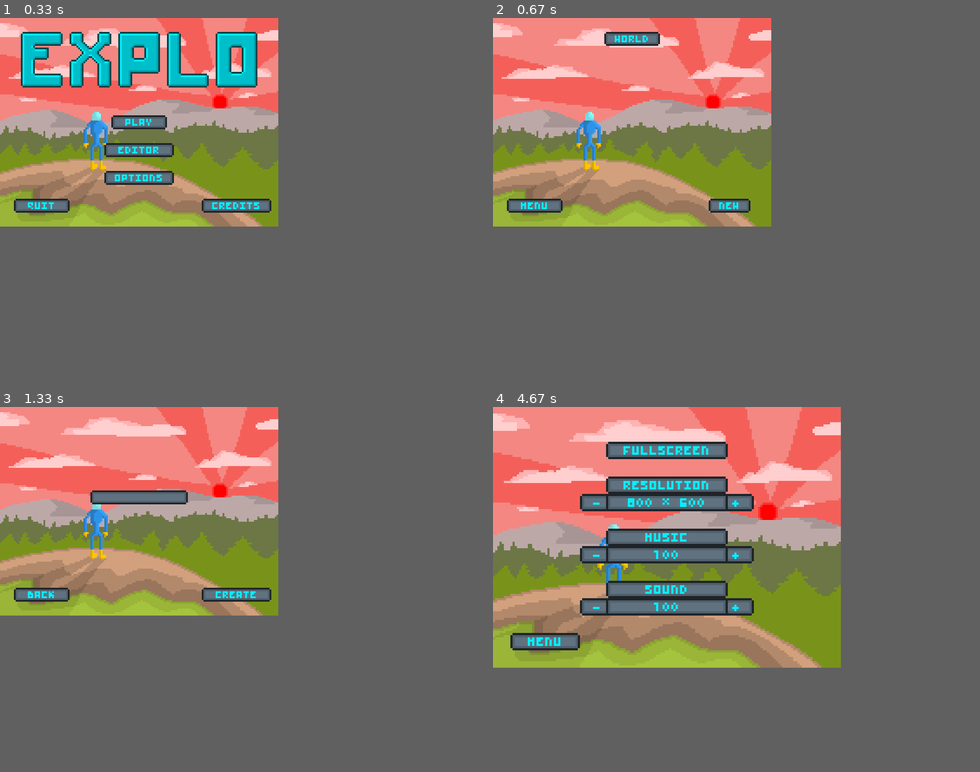
Above: before the commit, frames 1-4 (two rows, left to right).
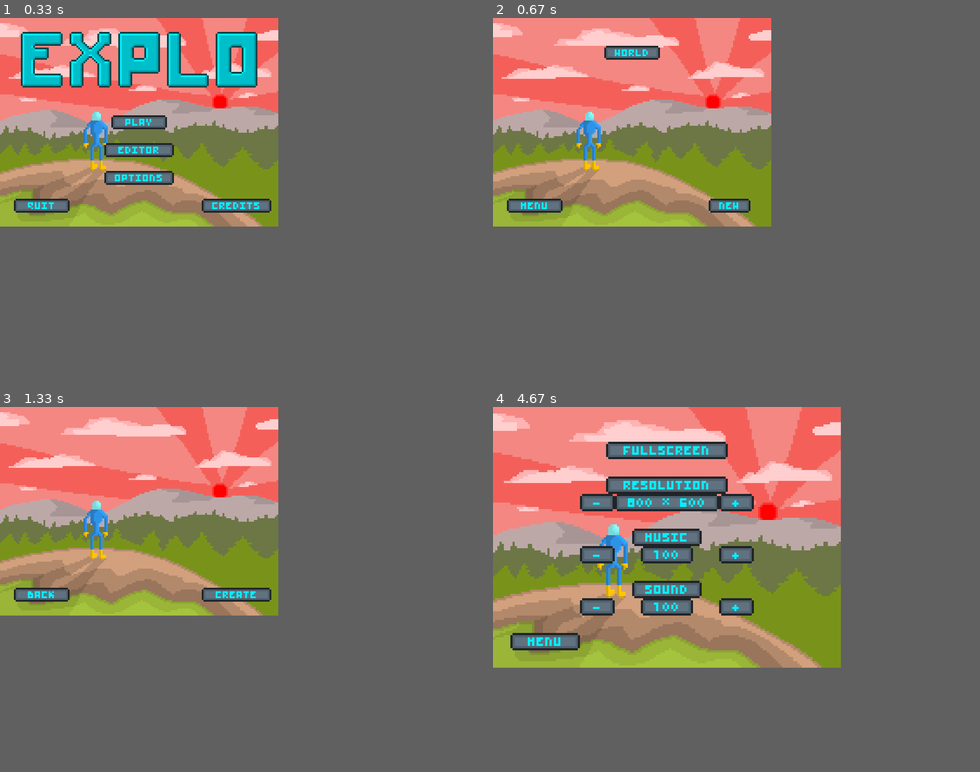
Above: after the commit, the same moments.

Repository: Panurb/explo
Game: pygame game, started from main.py
Two runs of this game, one before a commit and one after it. Both use one fixed random seed, a clock stepped at 60 frames per second and the inputs below.
Inputs (mouse positions are in pixels of both pictures, inside the frame that each line leads up to):
- Up to frame 1 (0.33 s): no input
- Up to frame 2 (0.67 s): click (605, 149) at 0.38 s
- Up to frame 3 (1.33 s): click (224, 593) at 0.72 s; tap Enter at 1 s
- Up to frame 4 (4.67 s): click (512, 593) at 1.38 s; click (512, 593) at 1.72 s; click (609, 512) at 2.05 s; click (512, 593) at 2.38 s; click (609, 512) at 2.72 s; click (527, 593) at 3.05 s; click (624, 512) at 3.38 s; click (512, 593) at 3.72 s; click (600, 571) at 4.05 s; click (682, 483) at 4.38 s

Frame 1 is identical in both runs. In frame 2, 0.9% of the frame differs, in the area x 22-35%, y 3-12%; in frame 3, 0.8%; in frame 4, 2.5%, in the area x 23-49%, y 23-58%.

Commit message:
lotsa fixes, textbox box

Diff:
--- a/imagehandler.py
+++ b/imagehandler.py
@@ -93,7 +93,8 @@
         ['die', 6]
     ],
     'checkpoint': [
-        ['idle', 1]
+        ['active', 1],
+        ['inactive', 1]
     ],
     'crawler': [
         ['idle', 4],
@@ -138,7 +139,10 @@
         ['idle', 16]
     ],
     'menu': [
-        ['button', 4]
+        ['button', 4],
+        ['top', 3],
+        ['middle', 3],
+        ['bottom', 3]
     ],
     'mods': [
         ['up', 2],
--- a/menu.py
+++ b/menu.py
@@ -44,7 +44,7 @@
 
     def input(self, input_hand):
         for b in self.buttons:
-            for s in b.sprites:
+            for s in b.txtbox.sprites:
                 if s.rect.collidepoint(input_hand.mouse_x, input_hand.mouse_y):
                     if input_hand.mouse_released[1]:
                         return b.press()
@@ -110,20 +110,21 @@
 
     def scroll(self, input_hand):
         if input_hand.mouse_pressed[5]:
-            if len(self.buttons) * 2 * helpers.TILE_SIZE + self.offset - helpers.TILE_SIZE > helpers.SCREEN_HEIGHT:
+            if (len(self.buttons) - 1) * 2 * helpers.TILE_SIZE + self.offset - helpers.TILE_SIZE > helpers.SCREEN_HEIGHT:
                 self.offset -= helpers.TILE_SIZE
+                for i in range(1, len(self.buttons)):
+                    self.buttons[i].set_height(2 * i * helpers.TILE_SIZE + self.offset - helpers.TILE_SIZE)
         if input_hand.mouse_pressed[4]:
             if self.offset < 0:
                 self.offset += helpers.TILE_SIZE
-
-        for i in range(1, len(self.buttons)):
-            self.buttons[i].set_height(2 * i * helpers.TILE_SIZE + self.offset - helpers.TILE_SIZE)
+                for i in range(1, len(self.buttons)):
+                    self.buttons[i].set_height(2 * i * helpers.TILE_SIZE + self.offset - helpers.TILE_SIZE)
 
     def input(self, input_hand):
         self.scroll(input_hand)
 
         for b in self.buttons:
-            for s in b.sprites:
+            for s in b.txtbox.sprites:
                 if s.rect.collidepoint(input_hand.mouse_x, input_hand.mouse_y):
                     if input_hand.mouse_released[1]:
                         if b.type is ButtonType.level:
@@ -163,20 +164,21 @@
 
     def scroll(self, input_hand):
         if input_hand.mouse_pressed[5]:
-            if len(self.buttons) * 2 * helpers.TILE_SIZE + self.offset - helpers.TILE_SIZE > helpers.SCREEN_HEIGHT:
+            if (len(self.buttons) - 2) * 2 * helpers.TILE_SIZE + self.offset - helpers.TILE_SIZE > helpers.SCREEN_HEIGHT:
                 self.offset -= helpers.TILE_SIZE
+                for i in range(2, len(self.buttons)):
+                    self.buttons[i].set_height(2 * (i - 1) * helpers.TILE_SIZE + self.offset - helpers.TILE_SIZE)
         if input_hand.mouse_pressed[4]:
             if self.offset < 0:
                 self.offset += helpers.TILE_SIZE
-
-        for i in range(2, len(self.buttons)):
-            self.buttons[i].set_height(2 * (i - 1) * helpers.TILE_SIZE + self.offset - helpers.TILE_SIZE)
+                for i in range(2, len(self.buttons)):
+                    self.buttons[i].set_height(2 * (i - 1) * helpers.TILE_SIZE + self.offset - helpers.TILE_SIZE)
 
     def input(self, input_hand):
         self.scroll(input_hand)
 
         for b in self.buttons:
-            for s in b.sprites:
+            for s in b.txtbox.sprites:
                 if s.rect.collidepoint(input_hand.mouse_x, input_hand.mouse_y):
                     if input_hand.mouse_released[1]:
                         if b.type is ButtonType.edit:
@@ -283,13 +285,13 @@
     def input(self, input_hand, snd_hand, img_hand):
         changed = False
 
-        for s in self.button_up.sprites:
+        for s in self.button_up.txtbox.sprites:
             if s.rect.collidepoint(input_hand.mouse_x, input_hand.mouse_y):
                 if input_hand.mouse_released[1]:
                     if self.val < len(self.values) - 1:
                         self.val += 1
                         changed = True
-        for s in self.button_down.sprites:
+        for s in self.button_down.txtbox.sprites:
             if s.rect.collidepoint(input_hand.mouse_x, input_hand.mouse_y):
                 if input_hand.mouse_released[1]:
                     if self.val > 0:
@@ -322,30 +324,11 @@
 
         self.width = int(len(text) / 2 + 2)
 
-        self.sprites = []
-        for i in range(self.width):
-            s = animatedsprite.AnimatedSprite('menu')
-            s.set_position(self.x - (self.width * 4) * helpers.SCALE + i * helpers.TILE_SIZE, self.y)
-            self.sprites.append(s)
-
-        if len(self.sprites) == 1:
-            self.sprites[0].show_frame('button', 3)
-        else:
-            for s in self.sprites:
-                s.show_frame('button', 1)
-            self.sprites[0].show_frame('button', 0)
-            self.sprites[-1].show_frame('button', 2)
-
     def set_height(self, y):
         self.y = y
         self.txtbox.set_position(self.txtbox.x, y)
 
-        for i, s in enumerate(self.sprites):
-            s.set_position(s.x, self.y)
-
-    def draw(self, screen, img_hand):
-        for s in self.sprites:
-            s.draw(screen, img_hand)
+    def draw(self, screen, img_hand):
         self.txtbox.draw(screen, img_hand)
 
     def press(self):
@@ -382,7 +365,7 @@
         super().__init__(x, y, None, 'fullscreen')
 
     def input(self, input_hand, img_hand, scale):
-        for s in self.sprites:
+        for s in self.txtbox.sprites:
             if s.rect.collidepoint(input_hand.mouse_x, input_hand.mouse_y):
                 if input_hand.mouse_released[1]:
                     if self.txtbox.string == 'fullscreen':
@@ -421,11 +404,16 @@
 class Credits(Menu):
     def __init__(self):
         super().__init__(gameloop.State.credits)
-        self.add_button(-7, 13, ButtonType.menu)
-
-        self.bg_sprite = animatedsprite.AnimatedSprite('image')
-        self.bg_sprite.play('menu')
-
-    def draw(self, screen, img_hand):
-        self.bg_sprite.draw(screen, img_hand)
-        super().draw(screen, img_hand)
+        self.add_button(-7, 13, ButtonType.menu, 'BACK')
+
+        self.bg_sprite = animatedsprite.AnimatedSprite('image')
+        self.bg_sprite.play('menu')
+
+        text = 'PROGRAMMING\\PANU KESKINEN\\ART\\PANU KESKINEN\\MUSIC\\PANU KESKINEN\\\\'
+        text += 'SOFTWARE USED\\PYTHON 3    PYGAME    PY2EXE\\GIMP    ABLETON    BFXR'
+        self.text = textbox.Textbox(text, 0.5 * helpers.SCREEN_WIDTH, helpers.TILE_SIZE)
+
+    def draw(self, screen, img_hand):
+        self.bg_sprite.draw(screen, img_hand)
+        self.text.draw(screen, img_hand)
+        super().draw(screen, img_hand)
--- a/player.py
+++ b/player.py
@@ -82,10 +82,6 @@
         for a in Ability:
             self.abilities[a] = False
         self.abilities[Ability.run] = True
-        #self.abilities[Ability.double_jump] = True
-        #self.abilities[Ability.gun] = True
-        #self.abilities[Ability.wall_jump] = True
-        #self.abilities[Ability.rebreather] = True
 
         self.save = save.Save(self.x, self.y, self.room_x, self.room_y, self.direction, self.abilities,
                               self.weapon_mods)
@@ -96,6 +92,7 @@
         self.modifying_weapon = False
 
         self.level_over = False
+        self.reseted = False
 
     def update(self, room):
         self.time += 1
@@ -128,9 +125,14 @@
 
         self.apply_room_change()
 
+        if self.reseted:
+            self.reseted = False
+            room.reset()
+            self.reset()
+
     def apply_damage(self, room):
         for c in self.collisions:
-            if c.obj.group is gameobject.CollisionGroup.enemies:
+            if c.obj.group is gameobject.CollisionGroup.enemies or c.obj.group is gameobject.CollisionGroup.boss:
                 self.damage(1, 0, 0)
             elif type(c.obj) is tile.Spike:
                 self.damage(1, 0, 0)
@@ -141,7 +143,7 @@
                 self.save.room_x = room.x
                 self.save.room_y = room.y
                 self.save.x = cp.collider.x
-                self.save.y = cp.collider.y
+                self.save.y = cp.collider.bottom - HEIGHT
                 self.save.direction = self.direction
                 self.save.abilities = self.abilities.copy()
 
@@ -292,8 +294,7 @@
             if not keys_down[pygame.K_s]:
                 self.attack_buffer = True
         if input_hand.keys_pressed[pygame.K_r]:
-            room.reset()
-            self.reset()
+            self.reseted = True
 
     def move(self, velocity):
         if not self.climbing_ladder:
@@ -433,8 +434,7 @@
         super().die()
 
     def apply_room_change(self):
-        window_rect = pygame.Rect(0, 0, helpers.SCREEN_WIDTH,
-                                  helpers.SCREEN_HEIGHT)
+        window_rect = pygame.Rect(0, 0, helpers.SCREEN_WIDTH, helpers.SCREEN_HEIGHT)
         if not window_rect.collidepoint(self.collider.centerx, self.collider.centery):
             self.bullets.clear()
 
@@ -608,7 +608,7 @@
             sprite_legs.play_once('explode')
 
         x = self.collider.centerx - helpers.TILE_SIZE
-        y = self.collider.y + self.collider.height - 16 * helpers.SCALE
+        y = self.collider.y + self.collider.height - HEIGHT
         sprite_body.set_position(x, y)
         sprite_legs.set_position(x, y)
         sprite_body.animate()
@@ -698,19 +698,19 @@
     def crouch(self):
         if self.ground_collision and not self.crouched:
             self.collider.height = CROUCHED_HEIGHT
-            self.collider.y += 7 * helpers.SCALE
+            self.collider.y += HEIGHT - CROUCHED_HEIGHT
             self.y = self.collider.y
             self.crouched = True
 
     def uncrouch(self, room):
         if self.crouched:
             self.collider.height = HEIGHT
-            self.collider.y -= 7 * helpers.SCALE
+            self.collider.y -= HEIGHT - CROUCHED_HEIGHT
             self.y = self.collider.y
             for c in self.get_collisions(room):
                 if self.collides_with(c):
-                    self.collider.height = helpers.TILE_SIZE
-                    self.collider.y += helpers.TILE_SIZE
+                    self.collider.height = CROUCHED_HEIGHT
+                    self.collider.y += HEIGHT - CROUCHED_HEIGHT
                     self.y = self.collider.y
                     return
             self.crouched = False
--- a/textbox.py
+++ b/textbox.py
@@ -16,6 +16,44 @@
         self.string = string
         self.set_string(string)
 
+        self.sprites = []
+        self.update_sprites()
+
+    def update_sprites(self):
+        rows = self.string.split('\\')
+        width = 0
+        for row in rows:
+            width = max(width, len(row))
+        width = int(width / 2 + 2)
+        height = len(rows)
+
+        self.sprites = []
+        for i in range(width):
+            for j in range(height):
+                s = animatedsprite.AnimatedSprite('menu')
+                s.set_position(self.x - (width * 4) * helpers.SCALE + i * helpers.TILE_SIZE, self.y + j * helpers.TILE_SIZE)
+                frame = 1
+                action = 'middle'
+                if i == 0:
+                    frame = 0
+                elif i == width - 1:
+                    frame = 2
+                if j == 0:
+                    action = 'top'
+                elif j == height - 1:
+                    action = 'bottom'
+                s.show_frame(action, frame)
+                self.sprites.append(s)
+
+        if height == 1:
+            if len(self.sprites) == 1:
+                self.sprites[0].show_frame('button', 3)
+            else:
+                for s in self.sprites:
+                    s.show_frame('button', 1)
+                self.sprites[0].show_frame('button', 0)
+                self.sprites[-1].show_frame('button', 2)
+
     def clear(self):
         self.set_string('')
 
@@ -23,6 +61,7 @@
         self.x = x
         self.y = y
         self.set_string(self.string)
+        self.update_sprites()
 
     def set_string(self, string):
         self.string = string
@@ -53,8 +92,10 @@
                     if index == -1:
                         continue
 
-                sprite.set_position(x + i * 4 * helpers.SCALE, y + j * 5 * helpers.SCALE)
+                sprite.set_position(x + i * 4 * helpers.SCALE, y + j * helpers.TILE_SIZE)
                 self.chars.append(sprite)
+
+        self.update_sprites()
 
     def add_char(self, char):
         if LOWER_CASE.find(char) != -1:
@@ -74,5 +115,8 @@
             self.set_string('')
 
     def draw(self, screen, img_hand):
+        if self.string:
+            for s in self.sprites:
+                s.draw(screen, img_hand)
         for char in self.chars:
             char.draw(screen, img_hand)
--- a/tile.py
+++ b/tile.py
@@ -126,12 +126,20 @@
 
 class Checkpoint(gameobject.GameObject):
     def __init__(self, x, y):
-        super().__init__(x, y, helpers.TILE_SIZE, 2 * helpers.TILE_SIZE,
-                         ['checkpoint'])
-        for s in self.sprites:
-            s.show_frame('idle', 0)
+        super().__init__(x, y, helpers.TILE_SIZE, 2 * helpers.TILE_SIZE, ['checkpoint'])
+        for s in self.sprites:
+            s.show_frame('inactive', 0)
 
         self.active = False
+
+    def draw(self, screen, img_hand):
+        for s in self.sprites:
+            if self.active:
+                s.show_frame('active', 0)
+            else:
+                s.show_frame('inactive', 0)
+
+        super().draw(screen, img_hand)
 
 
 class End(gameobject.GameObject):
Binary file changed: data/img/checkpoint.png
Binary file changed: data/img/menu.png
Not shown, changed: data/img/wip/checkpoint.xcf
Not shown, changed: data/img/wip/menu.xcf
